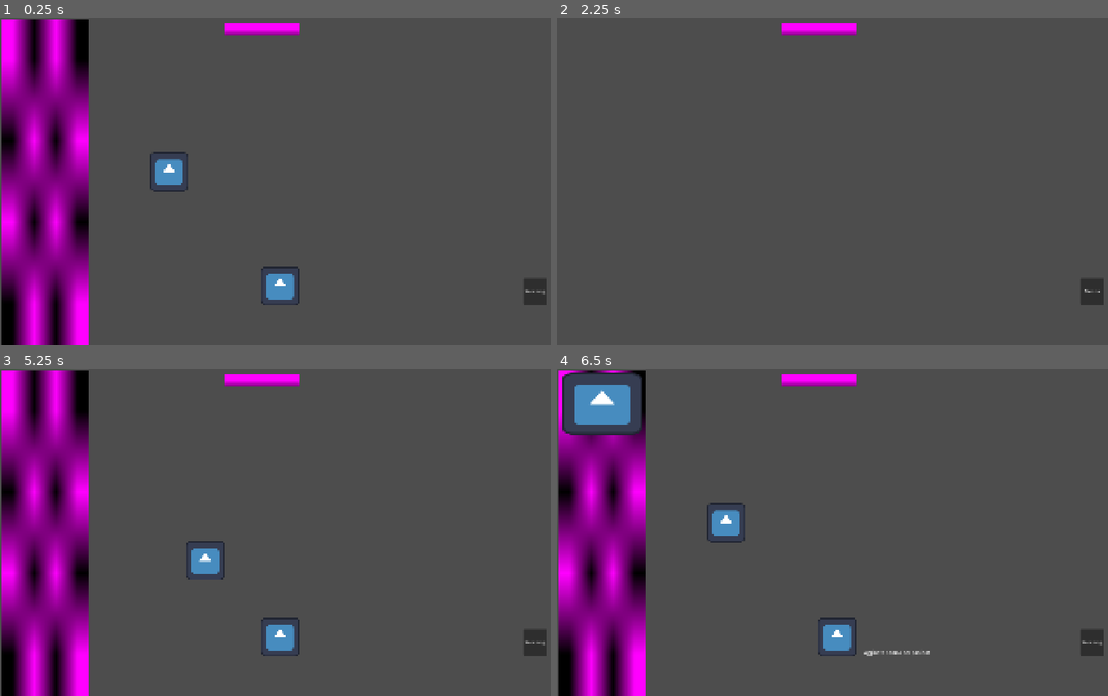
Above: before the commit, frames 1-4 (two rows, left to right).
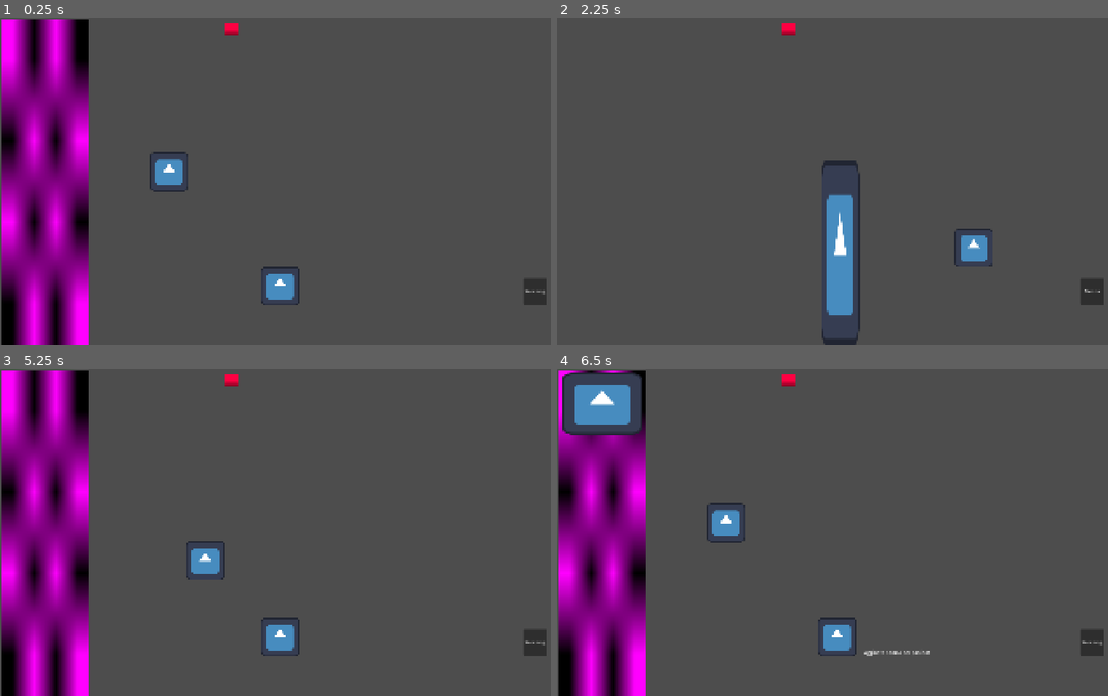
Above: after the commit, the same moments.

Repository: VulcanoHex/I-Need-To-Light-a-Cigarette
Game: Godot game, scene res://Scenes/world.tscn
Two runs of this game, one before a commit and one after it. Both use one fixed random seed, a clock stepped at 60 frames per second and the inputs below. The engine's default icon, where the game draws it, is replaced by a stand-in: a white triangle on a blue panel in a dark square.
Inputs (mouse positions are in pixels of both pictures, inside the frame that each line leads up to):
- Up to frame 1 (0.25 s): no input
- Up to frame 2 (2.25 s): click "Weezing" at 0.5 s; click "Donna" at 1.25 s; click "Weezing" at 2 s
- Up to frame 3 (5.25 s): click "Donna" at 2.75 s; click "Weezing" at 3.5 s; click "Donna" at 4.25 s; tap Enter at 5 s; drag from (170, 522) to (281, 637) at 5.02 s
- Up to frame 4 (6.5 s): drag from (733, 548) to (838, 637) at 5.77 s

The runs differ from the first frame. In frame 1, 0.5% of the frame differs, in the area x 40-55%, y 1-6%; in frame 2, 3.2%, in the area x 40-80%, y 1-100%; in frame 3, 0.5%; in frame 4, 0.5%.

Commit message:
implemented base logic of smoking room

Diff:
--- a/Scenes/world.tscn
+++ b/Scenes/world.tscn
@@ -6,6 +6,9 @@
 [ext_resource type="Script" uid="uid://dkb6rh263gav3" path="res://Scripts/IngredientDragArea2D.gd" id="2_go701"]
 [ext_resource type="Script" uid="uid://b0bommg7wiw43" path="res://Scripts/order_board.gd" id="4_8j60k"]
 [ext_resource type="PackedScene" uid="uid://b7jff7tghyfn6" path="res://Scenes/order.tscn" id="5_fo5ed"]
+[ext_resource type="Script" uid="uid://bn26m2q0fdm10" path="res://Scripts/SmokeRoom.gd" id="7_o06y3"]
+[ext_resource type="Script" uid="uid://b8s0rcdf2u4ul" path="res://Scripts/area_cigarette.gd" id="8_5v1tr"]
+[ext_resource type="Script" uid="uid://ml8dh0ud3w41" path="res://Scripts/area_lighter.gd" id="8_k7acu"]
 
 [sub_resource type="RectangleShape2D" id="RectangleShape2D_1wt5t"]
 size = Vector2(128, 128)
@@ -13,7 +16,15 @@
 [sub_resource type="PlaceholderTexture2D" id="PlaceholderTexture2D_1wt5t"]
 size = Vector2(100, 100)
 
-[sub_resource type="PlaceholderTexture2D" id="PlaceholderTexture2D_oqjqy"]
+[sub_resource type="PlaceholderTexture2D" id="PlaceholderTexture2D_g4v7s"]
+
+[sub_resource type="RectangleShape2D" id="RectangleShape2D_yf5fn"]
+size = Vector2(130, 136)
+
+[sub_resource type="RectangleShape2D" id="RectangleShape2D_g4v7s"]
+size = Vector2(127, 124)
+
+[sub_resource type="PlaceholderTexture2D" id="PlaceholderTexture2D_yf5fn"]
 
 [node name="World" type="Node2D" unique_id=947603728]
 
@@ -85,6 +96,7 @@
 [node name="SmokeRoom" type="Node2D" parent="Player" unique_id=1828866032]
 unique_name_in_owner = true
 visible = false
+script = ExtResource("7_o06y3")
 
 [node name="GoToKitchen" type="Button" parent="Player/SmokeRoom" unique_id=1559058605]
 offset_left = 1728.0
@@ -93,14 +105,60 @@
 offset_bottom = 946.17645
 text = "Donna"
 
-[node name="NicotineBar" type="TextureProgressBar" parent="Player" unique_id=704873316]
+[node name="TempBar" type="TextureProgressBar" parent="Player/SmokeRoom" unique_id=1292582032]
 offset_left = 739.0
 offset_top = 17.0
 offset_right = 1236.0
 offset_bottom = 57.0
-value = 50.0
+step = 0.1
 nine_patch_stretch = true
-texture_progress = SubResource("PlaceholderTexture2D_oqjqy")
+texture_progress = SubResource("PlaceholderTexture2D_g4v7s")
+
+[node name="Cigarette" type="Node2D" parent="Player/SmokeRoom" unique_id=619295634]
+metadata/_edit_group_ = true
+
+[node name="areaCigarette" type="Area2D" parent="Player/SmokeRoom/Cigarette" unique_id=1892124314]
+script = ExtResource("8_5v1tr")
+
+[node name="textCig" type="Sprite2D" parent="Player/SmokeRoom/Cigarette/areaCigarette" unique_id=1432481001]
+position = Vector2(935, 774)
+scale = Vector2(1, 4.75)
+texture = ExtResource("1_a02cp")
+
+[node name="CollisionCig" type="CollisionShape2D" parent="Player/SmokeRoom/Cigarette/areaCigarette" unique_id=373203628]
+position = Vector2(936, 541)
+shape = SubResource("RectangleShape2D_yf5fn")
+
+[node name="Lighter" type="Node2D" parent="Player/SmokeRoom" unique_id=522539455]
+position = Vector2(98, 114)
+metadata/_edit_group_ = true
+
+[node name="areaLighter" type="Area2D" parent="Player/SmokeRoom/Lighter" unique_id=497684855]
+script = ExtResource("8_k7acu")
+
+[node name="textLighter" type="Sprite2D" parent="Player/SmokeRoom/Lighter/areaLighter" unique_id=1194049011]
+position = Vector2(1278, 645)
+texture = ExtResource("1_a02cp")
+
+[node name="CollisionLighter" type="CollisionShape2D" parent="Player/SmokeRoom/Lighter/areaLighter" unique_id=490350990]
+position = Vector2(1282, 646)
+shape = SubResource("RectangleShape2D_g4v7s")
+
+[node name="NicotineBar" type="TextureProgressBar" parent="Player" unique_id=704873316]
+modulate = Color(1, 1, 0.25882354, 1)
+offset_left = 739.0
+offset_top = 17.0
+offset_right = 1236.0
+offset_bottom = 57.0
+step = 0.1
+value = 10.0
+nine_patch_stretch = true
+texture_progress = SubResource("PlaceholderTexture2D_yf5fn")
 
 [connection signal="pressed" from="Player/Kitchen/Control/GoToSmokeButton" to="Player" method="_on_go_to_smoke_button_pressed"]
+[connection signal="its_over" from="Player/SmokeRoom" to="Player/SmokeRoom/Cigarette/areaCigarette" method="_on_smoke_room_its_over"]
 [connection signal="pressed" from="Player/SmokeRoom/GoToKitchen" to="Player" method="_on_go_to_kitchen_pressed"]
+[connection signal="pressed" from="Player/SmokeRoom/GoToKitchen" to="Player/SmokeRoom" method="_on_go_to_kitchen_pressed"]
+[connection signal="area_shape_entered" from="Player/SmokeRoom/Cigarette/areaCigarette" to="Player/SmokeRoom/Cigarette/areaCigarette" method="_on_area_shape_entered"]
+[connection signal="area_shape_exited" from="Player/SmokeRoom/Cigarette/areaCigarette" to="Player/SmokeRoom/Cigarette/areaCigarette" method="_on_area_shape_exited"]
+[connection signal="time_to_smoke" from="Player/SmokeRoom/Cigarette/areaCigarette" to="Player/SmokeRoom" method="_on_area_cigarette_time_to_smoke"]
--- /dev/null
+++ b/Scripts/SmokeRoom.gd
@@ -0,0 +1,91 @@
+extends Node2D
+
+signal its_over
+
+@onready var nBar = $"../NicotineBar"
+@onready var pBar = $TempBar
+
+# max number of smokes (non so come si dice tiro in inglese)
+@export var tiri_max = 5
+# total efficiency of a cigarette
+@export var cig_eff = 50.0
+# maximum efficiency of a smoke (guarda su)
+@export var max_eff = cig_eff / tiri_max
+# max time for a smoke (min_max is in the middle, at max u cough)
+@export var max_smoke = 5.0
+
+var tempo_tiro = 0.0
+var inspira = false
+var tiri_fatti = 0
+var progress = 0
+var is_lighted = false
+
+# Called when the node enters the scene tree for the first time.
+func _ready() -> void:
+	pass # Replace with function body.
+
+func calcola_parabola(t: float, durata: float, picco: float) -> float:
+	if durata <= 0.0 or t >= max_smoke:
+		return 0.0
+
+	# Normalizza il tempo tra 0.0 e 1.0
+	var x: float = t / durata
+
+	# Formula della parabola normalizzata: 4 * x * (1 - x)
+	# Vale 0 quando x=0, sale a 1 quando x=0.5, torna a 0 quando x=1
+	return 4.0 * picco * x * (1.0 - x)
+
+# Funzione per l'andamento triangolare/lineare
+func calcola_triangolo(t: float, durata: float, picco: float) -> float:
+	if durata <= 0.0 or t >= max_smoke:
+		return 0.0
+
+	# Normalizza il tempo tra 0.0 e 1.0
+	var x: float = t / durata
+
+	# Formula triangolare:
+	# Se x < 0.5 sale linearmente con pendenza 2 (da 0 a 1)
+	# Se x >= 0.5 scende linearmente con pendenza -2 (da 1 a 0)
+	var fattore_lineare: float = 1.0 - abs(2.0 * x - 1.0)
+
+	return picco * fattore_lineare
+
+# Called every frame. 'delta' is the elapsed time since the previous frame.
+func _process(delta: float) -> void:
+	if is_lighted:
+		if Input.is_mouse_button_pressed(MOUSE_BUTTON_RIGHT):
+			if not inspira:
+				pBar.value = nBar.value
+				inspira = true
+			tempo_tiro += delta
+			# pBar.value += tempo_tiro
+			progress = calcola_triangolo(tempo_tiro, max_smoke, max_eff)
+			pBar.value = nBar.value + progress
+
+			#print("stai tirando da: ", "%.2f" % tempo_tiro, "s")
+		elif inspira:
+			inspira = false
+			print("progress: ", progress)
+			nBar.value = pBar.value
+			tempo_tiro = 0
+			tiri_fatti += 1
+			print("hai fatto ", tiri_fatti, " tiri")
+			if tiri_fatti == tiri_max:
+				is_lighted = false
+				tiri_fatti = 0
+				pBar.value = 0.0
+				its_over.emit()
+		pass
+
+
+func _on_area_cigarette_time_to_smoke() -> void:
+	is_lighted = true
+	pass # Replace with function body.
+
+
+func _on_go_to_kitchen_pressed() -> void:
+	is_lighted = false
+	tiri_fatti = 0
+	pBar.value = 0.0
+	its_over.emit()
+	pass
--- /dev/null
+++ b/Scripts/area_cigarette.gd
@@ -0,0 +1,47 @@
+extends Area2D
+
+var lighted = false
+var on_fire = false
+var time_of = 0.0
+
+signal time_to_smoke
+
+@export var time_to_light = 2.0
+
+# Called when the node enters the scene tree for the first time.
+func _ready() -> void:
+	pass # Replace with function body.
+
+
+# Called every frame. 'delta' is the elapsed time since the previous frame.
+func _process(delta: float) -> void:
+	if on_fire:
+		if time_of < time_to_light:
+			time_of += delta
+		else:
+			lighted = true
+			on_fire = false
+			print("sono accesa")
+			time_to_smoke.emit()
+	else:
+		if time_of > 0 and not lighted:
+			time_of -= delta
+		else:
+			time_of = 0.0
+	pass
+
+func _on_area_shape_entered(area_rid: RID, area: Area2D, area_shape_index: int, local_shape_index: int) -> void:
+	print("im in")
+	if not lighted:
+		on_fire = true
+	pass
+
+func _on_area_shape_exited(area_rid: RID, area: Area2D, area_shape_index: int, local_shape_index: int) -> void:
+	print("im out")
+	if not lighted:
+		on_fire = false
+	pass
+
+func _on_smoke_room_its_over() -> void:
+	lighted = false
+	pass
--- /dev/null
+++ b/Scripts/area_lighter.gd
@@ -0,0 +1,33 @@
+extends Area2D
+var is_dragging: bool = false
+var drag_offset: Vector2 = Vector2.ZERO
+var start_position: Vector2 = Vector2.ZERO
+
+@onready var cig = $"../../Cigarette/areaCigarette"
+
+# Called when the node enters the scene tree for the first time.
+func _ready() -> void:
+	pass # Replace with function body.
+
+func _unhandled_input(event: InputEvent) -> void:
+	if not is_dragging:
+		return
+
+	if event is InputEventMouseMotion:
+		global_position = get_global_mouse_position() + drag_offset
+
+	elif event is InputEventMouseButton and event.button_index == MOUSE_BUTTON_LEFT and not event.pressed:
+		is_dragging = false
+		global_position = start_position
+
+func _input_event(_viewport: Node, event: InputEvent, _shape_idx: int) -> void:
+	if event is InputEventMouseButton and event.button_index == MOUSE_BUTTON_LEFT:
+		if event.pressed:
+			is_dragging = true
+			# Save the current position as the start position before moving
+			start_position = global_position
+			drag_offset = global_position - get_global_mouse_position()
+
+# Called every frame. 'delta' is the elapsed time since the previous frame.
+func _process(delta: float) -> void:
+	pass
--- a/project.godot
+++ b/project.godot
@@ -19,6 +19,9 @@
 
 window/size/viewport_width=1920
 window/size/viewport_height=1080
+window/size/initial_screen=1
+window/size/window_width_override=1280
+window/size/window_height_override=720
 window/stretch/mode="canvas_items"
 window/stretch/aspect="expand"
 
Not shown, added: Scripts/SmokeRoom.gd.uid
Not shown, added: Scripts/area_cigarette.gd.uid
Not shown, added: Scripts/area_lighter.gd.uid
